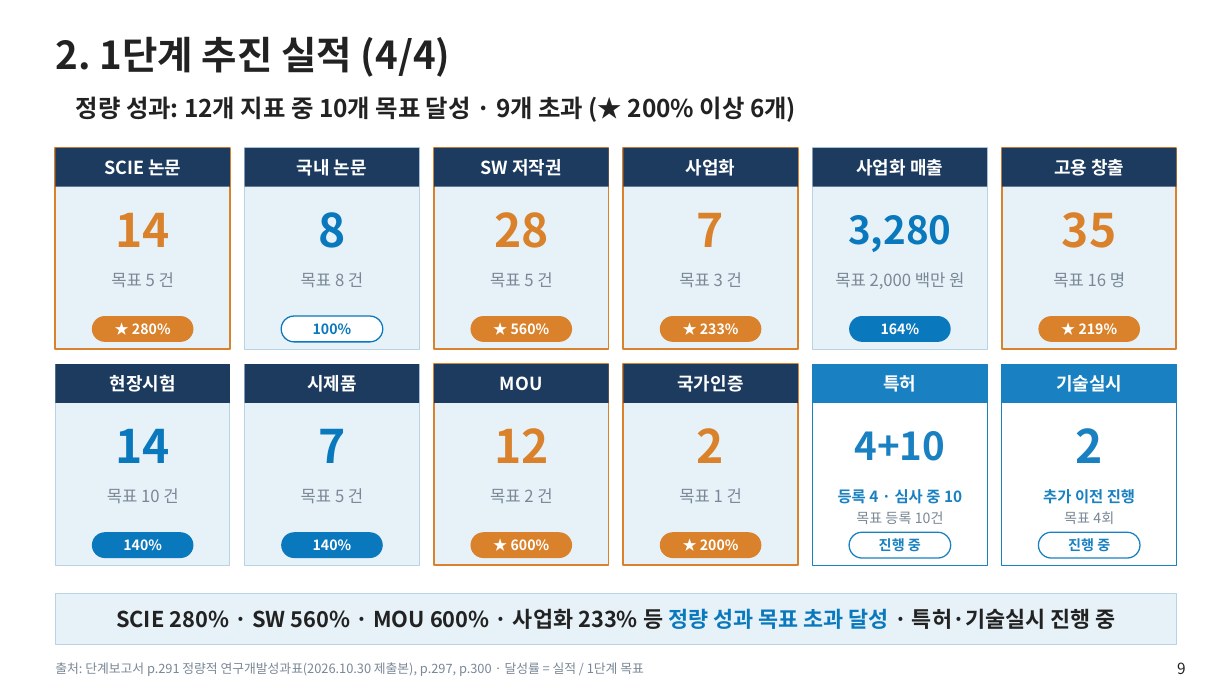
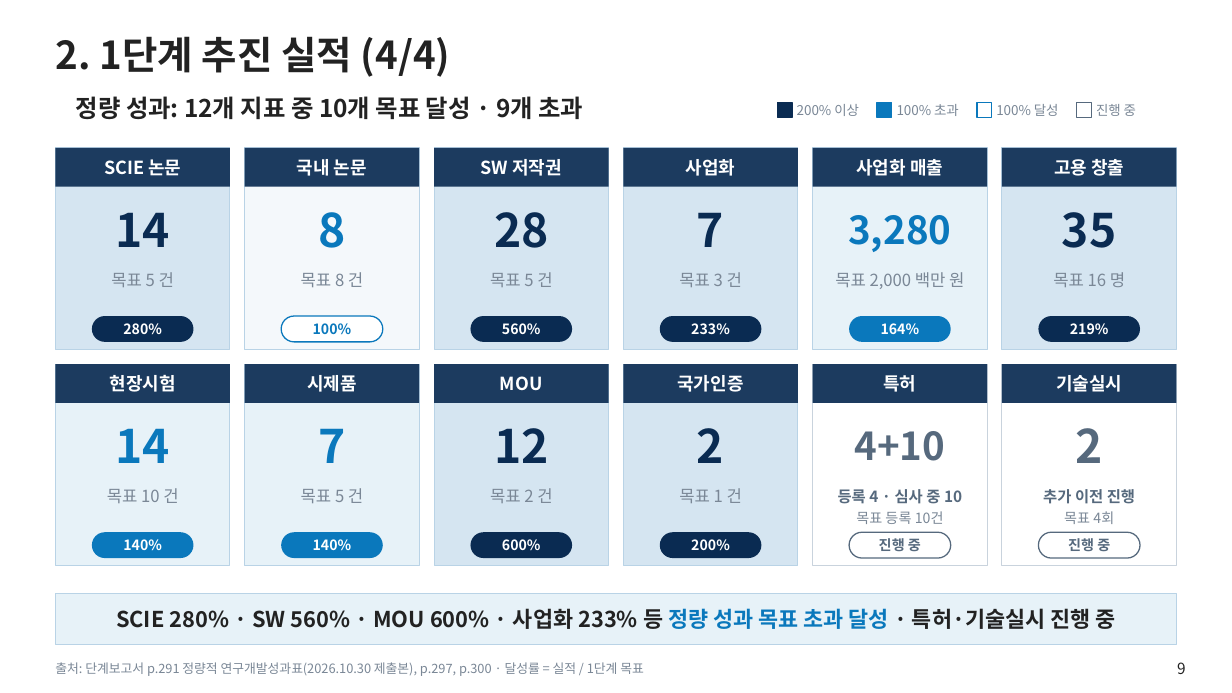
Before and after one commit to jungdw180-debug/h2, a slide deck: slide 9 of slides/1단계_단계평가_본평가판.pptx. Drawn at 1232x693 pixels with LibreOffice and Linux fonts; fonts in the diff are those of the drawing; background and template pictures are left out. Boxes give left, top, right and bottom in pixels: in the first picture for what was removed or moved away, otherwise in the second. Text is boxed around its words. In the diff, an @@ line names an element or a change of style, - is before the commit and + after.

```diff
--- a/slides/1단계_단계평가_본평가판.pptx
+++ b/slides/1단계_단계평가_본평가판.pptx
@@ text at box(76, 96, 583, 119): text changed @@
-정량 성과: 12개 지표 중 10개 목표 달성 · 9개 초과 (★ 200% 이상 6개)
+정량 성과: 12개 지표 중 10개 목표 달성 · 9개 초과
@@ rectangle added at box(777, 103, 792, 117), fill #0A2B52, outline #0A2B52 1 pt @@
@@ text added at box(797, 104, 859, 116), 10.5 pt, text #7A8796 @@
+200% 이상
@@ rectangle added at box(877, 103, 892, 117), fill #0A78BC, outline #0A78BC 1 pt @@
@@ text added at box(897, 104, 959, 116), 10.5 pt, text #7A8796 @@
+100% 초과
@@ rectangle added at box(977, 103, 992, 117), fill #FFFFFF, outline #0A78BC 1 pt @@
@@ text added at box(996, 104, 1059, 116), 10.5 pt, text #7A8796 @@
+100% 달성
@@ rectangle added at box(1077, 103, 1092, 117), fill #FFFFFF, outline #56697D 1 pt @@
@@ text added at box(1096, 104, 1136, 116), 10.5 pt, text #7A8796 @@
+진행 중
@@ text in rounded rectangle at box(123, 323, 162, 335): text changed @@
-★ 280%
+280%
@@ text in rounded rectangle at box(502, 323, 541, 335): text changed @@
-★ 560%
+560%
@@ text in rounded rectangle at box(691, 323, 730, 335): text changed @@
-★ 233%
+233%
@@ text in rounded rectangle at box(1070, 323, 1109, 335): text changed @@
-★ 219%
+219%
@@ fill #E7F2F8 to #D5E5F1; outline #D9822B 1.5 pt to #B9D3E6 0.75 pt in 6 elements at box(55, 148, 230, 349), box(434, 148, 609, 349), box(624, 148, 799, 349), box(1002, 148, 1177, 349), box(434, 364, 609, 566), box(624, 364, 799, 566) @@
@@ rectangle "특허" at box(813, 364, 988, 403): fill #1981C1 to #1C3B5F @@
@@ rectangle at box(813, 364, 988, 566): outline #1981C1 0.75 pt to #C9D3DD 0.75 pt @@
@@ rectangle "기술실시" at box(1002, 364, 1177, 403): fill #1981C1 to #1C3B5F @@
@@ rectangle at box(1002, 364, 1177, 566): outline #1981C1 0.75 pt to #C9D3DD 0.75 pt @@
@@ text colour #D9822B to #0A2B52 in 6 elements at box(115, 212, 170, 247), box(494, 212, 549, 248), box(697, 212, 724, 247), box(1062, 212, 1117, 248), box(494, 428, 549, 463), box(697, 428, 724, 463) @@
@@ text colour #1981C1 to #56697D in 4 elements at box(854, 431, 945, 461), box(838, 489, 962, 504), box(1076, 428, 1103, 463), box(1043, 489, 1135, 504) @@
@@ text in rounded rectangle at box(502, 539, 541, 551): text changed @@
-★ 600%
+600%
@@ fill #D9822B to #0A2B52 in 6 elements at box(91, 316, 193, 342), box(470, 316, 572, 342), box(660, 316, 762, 342), box(1039, 316, 1141, 342), box(470, 532, 572, 558), box(660, 532, 762, 558) @@
@@ text in rounded rectangle at box(691, 539, 730, 551): text changed @@
-★ 200%
+200%
@@ rounded rectangle "진행 중" at box(849, 532, 951, 558): text colour #1981C1 to #56697D; outline #1981C1 1 pt to #56697D 1 pt @@
@@ rounded rectangle "진행 중" at box(1039, 532, 1141, 558): text colour #1981C1 to #56697D; outline #1981C1 1 pt to #56697D 1 pt @@
```
Also in this commit, not shown: 1 other slide changed, 8 other files.
